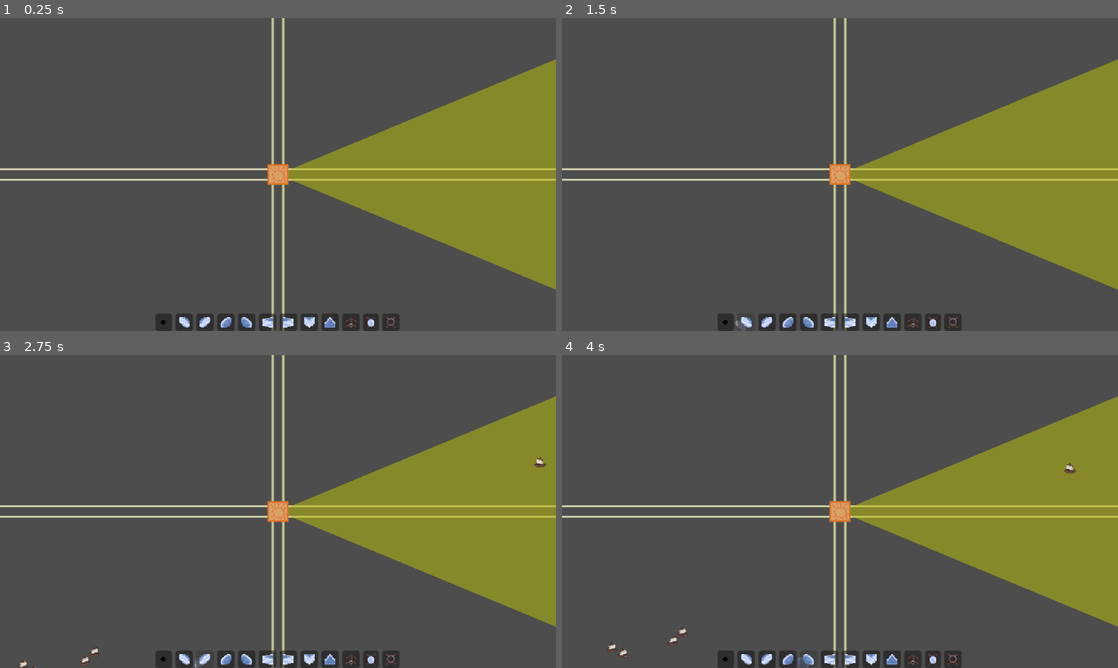
Above: before the commit, frames 1-4 (two rows, left to right).
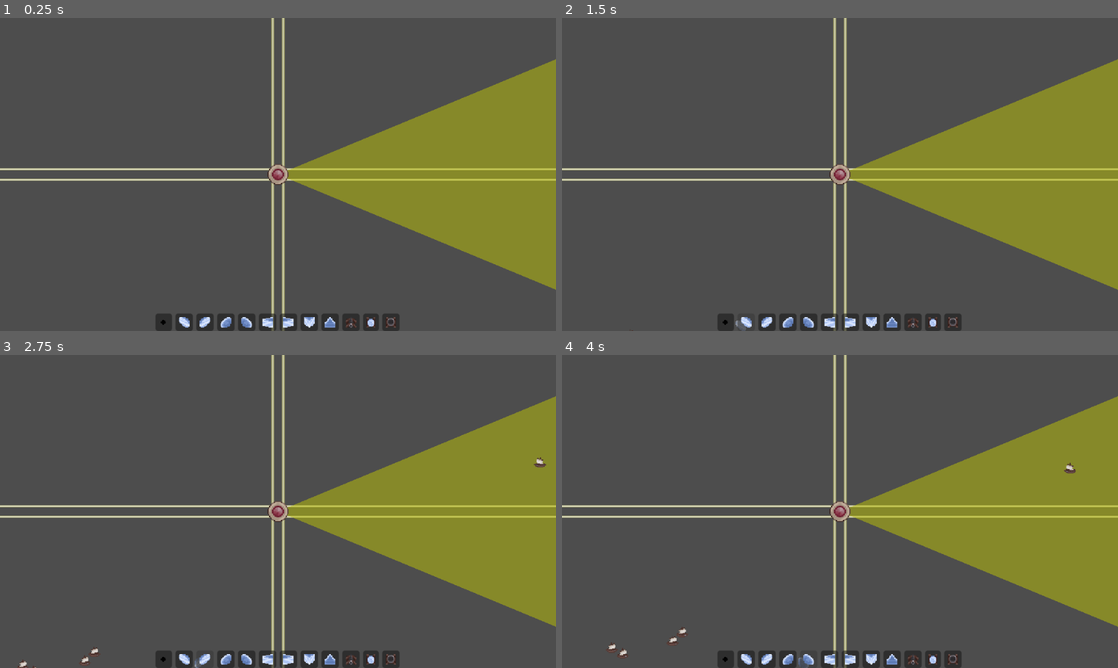
Above: after the commit, the same moments.

Repository: TrueHopolok/gj_solarnight
Game: Godot game, scene res://scenes/main_game_scene/main_game_scene.tscn
The game is run twice, just before and just after one commit, with the same random seed, the same clock (stepped at 60 frames per second) and the same inputs.
Inputs (mouse positions are in pixels of both pictures, inside the frame that each line leads up to):
- Up to frame 1 (0.25 s): no input
- Up to frame 2 (1.5 s): click (723, 321) at 0.5 s; click (745, 321) at 1.27 s
- Up to frame 3 (2.75 s): click (205, 658) at 2.02 s
- Up to frame 4 (4 s): click (789, 658) at 2.77 s; click (806, 658) at 3.52 s

The runs differ from the first frame. In frame 1, 0.2% of the frame differs, in the area x 48-52%, y 46-54%; in frame 2, 0.2%; in frame 3, 0.2%; in frame 4, 0.2%.

Commit message:
featre: lighthouse art

Diff:
--- a/scenes/building/sun/sun.tscn
+++ b/scenes/building/sun/sun.tscn
@@ -1,11 +1,15 @@
 [gd_scene format=3 uid="uid://dco3bp4wnx0tl"]
 
-[ext_resource type="Texture2D" uid="uid://373jjfq7kqxb" path="res://assets/temperary/tileset.png" id="1_g3ldi"]
 [ext_resource type="Script" uid="uid://dufetp8uqm06p" path="res://scenes/building/sun/sun.gd" id="1_vlfx2"]
+[ext_resource type="Texture2D" uid="uid://qa22jxbku0j6" path="res://assets/sprites/lighthouse.png" id="2_vlfx2"]
 
-[sub_resource type="AtlasTexture" id="AtlasTexture_4ejyq"]
-atlas = ExtResource("1_g3ldi")
+[sub_resource type="AtlasTexture" id="AtlasTexture_vlfx2"]
+atlas = ExtResource("2_vlfx2")
 region = Rect2(0, 0, 24, 24)
+
+[sub_resource type="AtlasTexture" id="AtlasTexture_dnubv"]
+atlas = ExtResource("2_vlfx2")
+region = Rect2(29, 5, 14, 14)
 
 [sub_resource type="RectangleShape2D" id="RectangleShape2D_inxby"]
 size = Vector2(24, 24)
@@ -20,8 +24,11 @@
 color = Color(0.7019608, 0.72156864, 0.050980393, 0.5647059)
 polygon = PackedVector2Array(43, -69, 0, 0, 97, -35)
 
-[node name="Sprite2D" type="Sprite2D" parent="." unique_id=1954649595]
-texture = SubResource("AtlasTexture_4ejyq")
+[node name="Base" type="Sprite2D" parent="." unique_id=1954649595]
+texture = SubResource("AtlasTexture_vlfx2")
+
+[node name="Top" type="Sprite2D" parent="." unique_id=1599975275]
+texture = SubResource("AtlasTexture_dnubv")
 
 [node name="CollisionShape2D" type="CollisionShape2D" parent="." unique_id=1602799174]
 shape = SubResource("RectangleShape2D_inxby")
--- a/scenes/building/tower/canon.tscn
+++ b/scenes/building/tower/canon.tscn
@@ -84,6 +84,8 @@
 
 [node name="SunPolygon" type="Sprite2D" parent="." unique_id=919555537]
 modulate = Color(1, 1, 1, 0.8)
+z_index = -1
+z_as_relative = false
 texture = SubResource("AtlasTexture_ddedq")
 
 [node name="Sprite" type="AnimatedSprite2D" parent="." unique_id=1941252386]
Binary file added: assets/sprites/lighthouse.png
Not shown, added: assets/sprites/lighthouse.png.import
